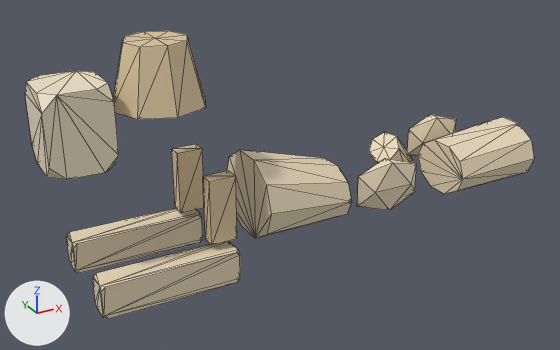
Renders of the glTF model public/studio/v2.15.0/d_sphinx/model.glb from each side of a commit.
One viewpoint serves both versions: a 50 mm camera at (-6.81, -12.04, 7.21) aimed at (-0.1, 0.16, 1.11). The lights are fixed; the arrows at lower left show +X, +Y and +Z. The picture after the commit comes second. Mesh edges are drawn as thin lines. Where no turn or scale is listed for an object, it has been applied to the vertices.

In view in the first picture: 'part0', 'part1', 'part10', 'part2', 'part3', 'part4', 'part5', 'part6', 'part7', 'part8', 'part9'.
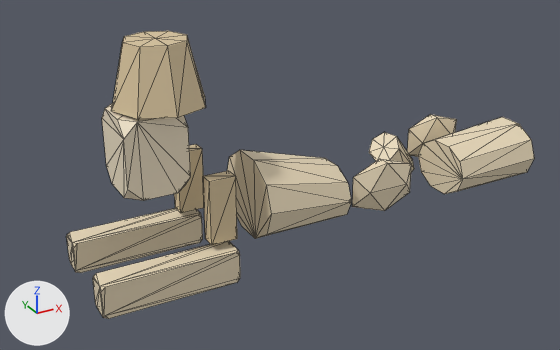
Where the change shows, as pixel boxes [x1, y1, x2, y2] in the pictures (560 x 350 px):
'part6', moved
    before: [25, 71, 119, 180]
    after: [102, 103, 191, 201]
'part3', moved
    before: [357, 158, 417, 210]
    after: [352, 159, 412, 211]

What changed in the scene script:
```text
Change me_geometry_3:
    used by ob_part3; location = (0.0, 0.0, 0.0)
    remove me_geometry_3.from_pydata(...)  # 12 vertices, 20 faces; spans x 1.247..2.676, y -0.785..-0.357, z 0.225..1.273
    add me_geometry_3.from_pydata(...)  # 12 vertices, 20 faces; spans x 1.145..2.574, y -0.757..-0.328, z 0.229..1.277
    me_geometry_3 part 1: the whole mesh is moved by (-0.102, 0.029, 0.004)
Change me_geometry_6:
    used by ob_part6; location = (0.0, 0.0, 0.0)
    remove me_geometry_6.from_pydata(...)  # 24 vertices, 44 faces; spans x -4.605..-3.485, y -0.588..0.588, z 2.213..3.613
    add me_geometry_6.from_pydata(...)  # 24 vertices, 44 faces; spans x -3.386..-2.266, y -0.588..0.588, z 1.573..2.973
    me_geometry_6 part 2: the whole mesh is moved by (1.219, 0.0, -0.64)
```
